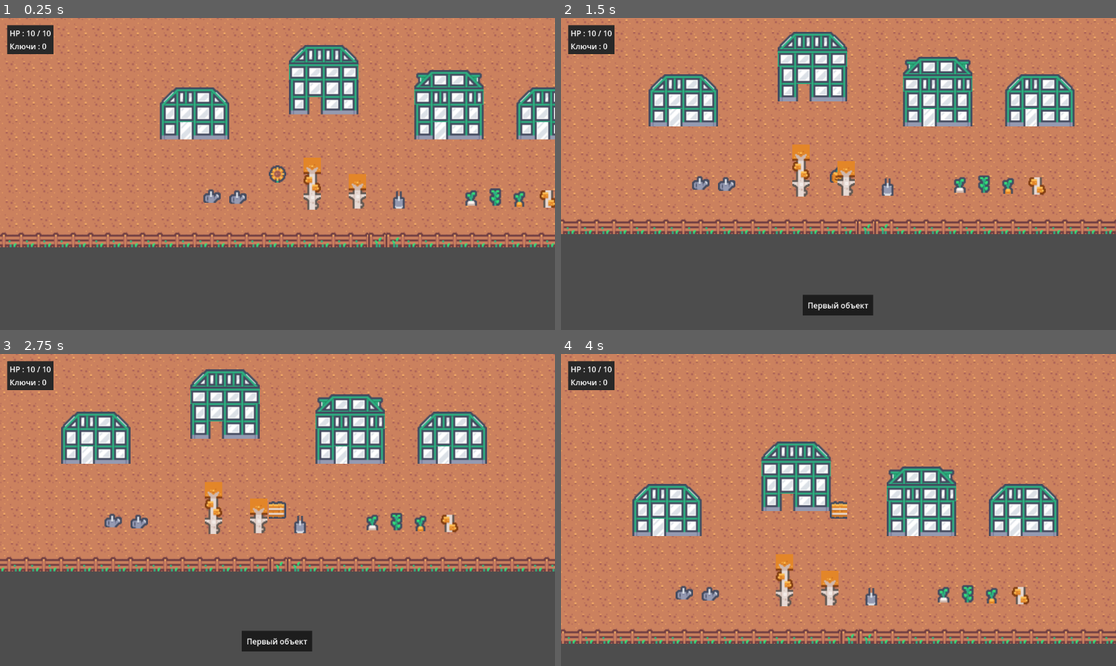
Above: before the commit, frames 1-4 (two rows, left to right).
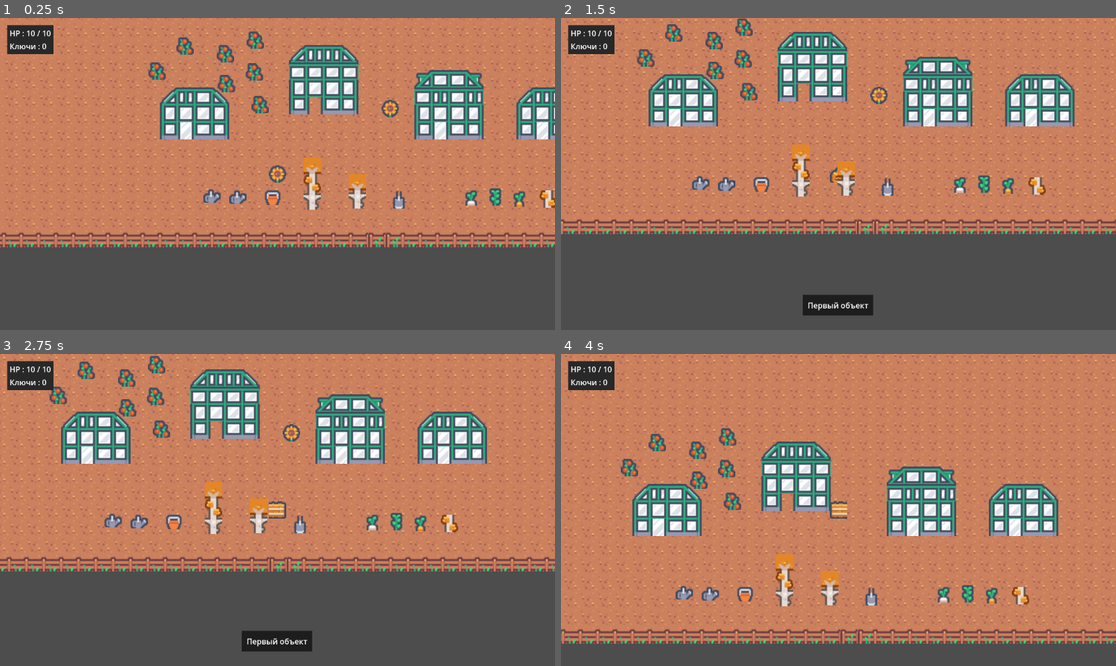
Above: after the commit, the same moments.

Repository: Mofrog/TestExample
Game: Godot game, scene res://src/outdoor.tscn
Same seed, same stepped clock (60 frames per second), same inputs: the game is played once before the commit and once after it. The project has no main scene, so this scene is started directly.
Inputs:
- Up to frame 1 (0.25 s): no input
- Up to frame 2 (1.5 s): tap Enter at 0.5 s; hold D (walk_right) 0.53-1.28 s; tap E (interact) at 0.6, 1.35 s; hold S (walk_down) from 1.28 s (still down)
- Up to frame 3 (2.75 s): tap Space at 2 s; release S (walk_down) at 2.03 s; hold D (walk_right) from 2.03 s (still down); tap E (interact) at 2.1 s
- Up to frame 4 (4 s): release D (walk_right) at 2.78 s; hold W (walk_up) 2.78-3.53 s; tap E (interact) at 2.85, 3.6 s; hold A (walk_left) from 3.53 s (still down)

The runs differ from the first frame. In frame 1, 1.3% of the frame differs, in the area x 26-72%, y 4-60%; in frame 2, 1.3%; in frame 3, 1.3%; in frame 4, 1.1%.

Commit message:
Added new objects

Diff:
--- a/src/houses/house_interior.tscn
+++ b/src/houses/house_interior.tscn
@@ -8,6 +8,8 @@
 [ext_resource type="Resource" uid="uid://clq3xcgdmtnjg" path="res://src/pickables/resources/olives.tres" id="5_q3pyu"]
 [ext_resource type="Resource" uid="uid://cvuisjcef5uf0" path="res://src/pickables/resources/alarm_potion.tres" id="6_aledn"]
 [ext_resource type="PackedScene" uid="uid://cwnb2mgysal8b" path="res://src/houses/interior_exit.tscn" id="6_f3k6j"]
+
+[sub_resource type="RectangleShape2D" id="RectangleShape2D_0g8cg"]
 
 [node name="HouseInterior" type="Node2D"]
 
@@ -47,3 +49,38 @@
 position = Vector2(540, 567)
 scale = Vector2(2.32, 1.44)
 outdoor_path = "res://src/outdoor.tscn"
+
+[node name="Collisions" type="Node2D" parent="."]
+position = Vector2(45, 125)
+
+[node name="StaticBody2D" type="StaticBody2D" parent="Collisions"]
+position = Vector2(269, 359)
+rotation = 3.14159
+scale = Vector2(10.9098, -37.3618)
+
+[node name="CollisionShape2D" type="CollisionShape2D" parent="Collisions/StaticBody2D"]
+shape = SubResource("RectangleShape2D_0g8cg")
+
+[node name="StaticBody2D4" type="StaticBody2D" parent="Collisions"]
+position = Vector2(723, 368)
+rotation = 3.14159
+scale = Vector2(10.9098, -37.3618)
+
+[node name="CollisionShape2D" type="CollisionShape2D" parent="Collisions/StaticBody2D4"]
+shape = SubResource("RectangleShape2D_0g8cg")
+
+[node name="StaticBody2D2" type="StaticBody2D" parent="Collisions"]
+position = Vector2(548, 189)
+rotation = -1.5708
+scale = Vector2(10.9098, -68.4018)
+
+[node name="CollisionShape2D" type="CollisionShape2D" parent="Collisions/StaticBody2D2"]
+shape = SubResource("RectangleShape2D_0g8cg")
+
+[node name="StaticBody2D3" type="StaticBody2D" parent="Collisions"]
+position = Vector2(555, 556)
+rotation = -1.5708
+scale = Vector2(10.9098, -68.4018)
+
+[node name="CollisionShape2D" type="CollisionShape2D" parent="Collisions/StaticBody2D3"]
+shape = SubResource("RectangleShape2D_0g8cg")
--- a/src/houses/house_interior_2.tscn
+++ b/src/houses/house_interior_2.tscn
@@ -1,8 +1,10 @@
-[gd_scene load_steps=4 format=3 uid="uid://lp28yhx2o32a"]
+[gd_scene load_steps=5 format=3 uid="uid://lp28yhx2o32a"]
 
 [ext_resource type="TileSet" uid="uid://daqj8k8kj5t07" path="res://assets/tileset.tres" id="1_bk35t"]
 [ext_resource type="PackedScene" uid="uid://d0e8r3f738ssp" path="res://src/spawn_point.tscn" id="2_b51x0"]
 [ext_resource type="PackedScene" uid="uid://cwnb2mgysal8b" path="res://src/houses/interior_exit.tscn" id="3_dq1ji"]
+
+[sub_resource type="RectangleShape2D" id="RectangleShape2D_261c2"]
 
 [node name="HouseInterior2" type="Node2D"]
 
@@ -27,3 +29,37 @@
 position = Vector2(540, 567)
 scale = Vector2(2.32, 1.44)
 outdoor_path = "res://src/outdoor.tscn"
+
+[node name="Collisions" type="Node2D" parent="."]
+
+[node name="StaticBody2D" type="StaticBody2D" parent="Collisions"]
+position = Vector2(308, 469)
+rotation = 3.14159
+scale = Vector2(10.9098, -37.3618)
+
+[node name="CollisionShape2D" type="CollisionShape2D" parent="Collisions/StaticBody2D"]
+shape = SubResource("RectangleShape2D_261c2")
+
+[node name="StaticBody2D4" type="StaticBody2D" parent="Collisions"]
+position = Vector2(771, 416)
+rotation = 3.14159
+scale = Vector2(10.9098, -37.3618)
+
+[node name="CollisionShape2D" type="CollisionShape2D" parent="Collisions/StaticBody2D4"]
+shape = SubResource("RectangleShape2D_261c2")
+
+[node name="StaticBody2D2" type="StaticBody2D" parent="Collisions"]
+position = Vector2(579, 315)
+rotation = -1.5708
+scale = Vector2(10.9098, -68.4018)
+
+[node name="CollisionShape2D" type="CollisionShape2D" parent="Collisions/StaticBody2D2"]
+shape = SubResource("RectangleShape2D_261c2")
+
+[node name="StaticBody2D3" type="StaticBody2D" parent="Collisions"]
+position = Vector2(559, 679)
+rotation = -1.5708
+scale = Vector2(10.9098, -68.4018)
+
+[node name="CollisionShape2D" type="CollisionShape2D" parent="Collisions/StaticBody2D3"]
+shape = SubResource("RectangleShape2D_261c2")
--- a/src/inventory.gd
+++ b/src/inventory.gd
@@ -16,7 +16,7 @@
 
 
 func _process(_delta: float) -> void:
-	btn_use.disabled = _selected_item == null
+	btn_use.disabled = _selected_item == null or not _selected_item.usable
 	btn_trash.disabled = _selected_item == null
 
 
@@ -65,12 +65,14 @@
 func _on_use_pressed() -> void:
 	if _selected_item != null:
 		_selected_item.set_effect(Globals.character_link)
-		Globals.inventory_data.erase(_selected_item)
+		if _selected_item.consumable:
+			Globals.inventory_data.erase(_selected_item)
 		_selected_item = null
 		visible = false
 		Globals.block_character_movement = false
 
 
+## Trow away item, spawn near current character
 func _on_trash_pressed() -> void:
 	if _selected_item != null:
 		var drop_position: Vector2 = Globals.character_link.position
--- a/src/outdoor.tscn
+++ b/src/outdoor.tscn
@@ -12,6 +12,11 @@
 [ext_resource type="Resource" uid="uid://cvuisjcef5uf0" path="res://src/pickables/resources/alarm_potion.tres" id="10_13inc"]
 [ext_resource type="PackedScene" uid="uid://d0e8r3f738ssp" path="res://src/spawn_point.tscn" id="10_jd0ku"]
 [ext_resource type="PackedScene" uid="uid://cwp7ulds8qumd" path="res://src/interactive_object.tscn" id="11_3ncoo"]
+[ext_resource type="Resource" uid="uid://4hn5c3dgai0j" path="res://src/pickables/resources/amulet.tres" id="11_7uyf0"]
+[ext_resource type="Resource" uid="uid://t3iobvonpeis" path="res://src/pickables/resources/token.tres" id="12_h3s5y"]
+[ext_resource type="Resource" uid="uid://bh14cumxreovp" path="res://src/pickables/resources/teleportation_potion.tres" id="13_lp47v"]
+
+[sub_resource type="RectangleShape2D" id="RectangleShape2D_mg7qn"]
 
 [node name="Outdoor" type="Node2D"]
 
@@ -77,6 +82,42 @@
 position = Vector2(626, 527)
 pickable_resource = ExtResource("10_13inc")
 
+[node name="Amulet" parent="PickableObjectsPool" instance=ExtResource("4_jtgjm")]
+position = Vector2(495, 523)
+pickable_resource = ExtResource("11_7uyf0")
+
+[node name="Token" parent="PickableObjectsPool" instance=ExtResource("4_jtgjm")]
+position = Vector2(617, 432)
+pickable_resource = ExtResource("12_h3s5y")
+
+[node name="TeleportationPotion" parent="PickableObjectsPool" instance=ExtResource("4_jtgjm")]
+position = Vector2(482, 428)
+pickable_resource = ExtResource("13_lp47v")
+
+[node name="TeleportationPotion2" parent="PickableObjectsPool" instance=ExtResource("4_jtgjm")]
+position = Vector2(447, 406)
+pickable_resource = ExtResource("13_lp47v")
+
+[node name="TeleportationPotion3" parent="PickableObjectsPool" instance=ExtResource("4_jtgjm")]
+position = Vector2(476, 394)
+pickable_resource = ExtResource("13_lp47v")
+
+[node name="TeleportationPotion4" parent="PickableObjectsPool" instance=ExtResource("4_jtgjm")]
+position = Vector2(446, 375)
+pickable_resource = ExtResource("13_lp47v")
+
+[node name="TeleportationPotion5" parent="PickableObjectsPool" instance=ExtResource("4_jtgjm")]
+position = Vector2(477, 361)
+pickable_resource = ExtResource("13_lp47v")
+
+[node name="TeleportationPotion6" parent="PickableObjectsPool" instance=ExtResource("4_jtgjm")]
+position = Vector2(404, 367)
+pickable_resource = ExtResource("13_lp47v")
+
+[node name="TeleportationPotion7" parent="PickableObjectsPool" instance=ExtResource("4_jtgjm")]
+position = Vector2(375, 393)
+pickable_resource = ExtResource("13_lp47v")
+
 [node name="SpawnPoint" parent="." instance=ExtResource("10_jd0ku")]
 position = Vector2(500, 500)
 default_spawn_point = true
@@ -89,3 +130,37 @@
 position = Vector2(545, 537)
 layer_0/tile_data = PackedInt32Array(-1, 851968, 5, -65537, 786432, 4, -131073, 851968, 4)
 description = "Второй объект"
+
+[node name="Collisions" type="Node2D" parent="."]
+
+[node name="StaticBody2D" type="StaticBody2D" parent="Collisions"]
+position = Vector2(-12, 370)
+rotation = 3.14159
+scale = Vector2(10.9098, -37.3618)
+
+[node name="CollisionShape2D" type="CollisionShape2D" parent="Collisions/StaticBody2D"]
+shape = SubResource("RectangleShape2D_mg7qn")
+
+[node name="StaticBody2D4" type="StaticBody2D" parent="Collisions"]
+position = Vector2(1127, 354)
+rotation = 3.14159
+scale = Vector2(10.9098, -37.3618)
+
+[node name="CollisionShape2D" type="CollisionShape2D" parent="Collisions/StaticBody2D4"]
+shape = SubResource("RectangleShape2D_mg7qn")
+
+[node name="StaticBody2D2" type="StaticBody2D" parent="Collisions"]
+position = Vector2(544, 43)
+rotation = -1.5708
+scale = Vector2(10.9098, -68.4018)
+
+[node name="CollisionShape2D" type="CollisionShape2D" parent="Collisions/StaticBody2D2"]
+shape = SubResource("RectangleShape2D_mg7qn")
+
+[node name="StaticBody2D3" type="StaticBody2D" parent="Collisions"]
+position = Vector2(559, 679)
+rotation = -1.5708
+scale = Vector2(10.9098, -68.4018)
+
+[node name="CollisionShape2D" type="CollisionShape2D" parent="Collisions/StaticBody2D3"]
+shape = SubResource("RectangleShape2D_mg7qn")
--- a/src/pickables/pickable_alarm_potion.gd
+++ b/src/pickables/pickable_alarm_potion.gd
@@ -1,5 +1,6 @@
 class_name PickableAlarmPotion
 extends PickableResource
+## Closes all doors at game
 
 
 ## Extend method in child class for activate effect
--- a/src/pickables/pickable_resource.gd
+++ b/src/pickables/pickable_resource.gd
@@ -10,6 +10,10 @@
 @export var icon: Texture2D
 ## Is this object can be added to inventory
 @export var is_can_add_to_inventory: bool = true
+## Is this object will be deleted after use
+@export var consumable: bool = true
+## Is this object can be used by character
+@export var usable: bool = true
 
 
 ## Extend method in child class for interaction with character
--- /dev/null
+++ b/src/pickables/resources/amulet.tres
@@ -0,0 +1,15 @@
+[gd_resource type="Resource" script_class="PickableHealth" load_steps=3 format=3 uid="uid://4hn5c3dgai0j"]
+
+[ext_resource type="Texture2D" uid="uid://bw368vi1ccxpe" path="res://assets/amulet.png" id="1_26xtg"]
+[ext_resource type="Script" path="res://src/pickables/pickable_health.gd" id="1_eyqwu"]
+
+[resource]
+script = ExtResource("1_eyqwu")
+health_count = -9
+max_health_count = 1
+name = "Амулет"
+description = "Уменьшает здоровье пользователя на 9, увеличивает максимальное здоровье пользователя на 1. Не расходуется
+при использовании."
+icon = ExtResource("1_26xtg")
+is_can_add_to_inventory = true
+consumable = false
--- /dev/null
+++ b/src/pickables/resources/teleportation_potion.tres
@@ -0,0 +1,15 @@
+[gd_resource type="Resource" script_class="PickableTeleportationPotion" load_steps=3 format=3 uid="uid://bh14cumxreovp"]
+
+[ext_resource type="Texture2D" uid="uid://dcpf58gdgk7k7" path="res://assets/teleportation_potion.png" id="1_jykh8"]
+[ext_resource type="Script" path="res://src/pickables/teleportation_potion.gd" id="1_r4qmr"]
+
+[resource]
+script = ExtResource("1_r4qmr")
+teleportation_radius = 50.0
+name = "Зелье телепортации"
+description = "Телепортирует пользователя в случайном направлении на некоторое расстояние. Не может
+телепортировать внутрь физических тел или за пределы невидимых стен."
+icon = ExtResource("1_jykh8")
+is_can_add_to_inventory = true
+consumable = true
+usable = true
--- /dev/null
+++ b/src/pickables/resources/token.tres
@@ -0,0 +1,13 @@
+[gd_resource type="Resource" script_class="PickableResource" load_steps=3 format=3 uid="uid://t3iobvonpeis"]
+
+[ext_resource type="Script" path="res://src/pickables/pickable_resource.gd" id="1_dwlx6"]
+[ext_resource type="Texture2D" uid="uid://bv81lb01jkvn4" path="res://assets/wait.png" id="1_mx3tn"]
+
+[resource]
+script = ExtResource("1_dwlx6")
+name = "Жетон"
+description = "Круглый кусок металла с числом 14. Нельзя использовать."
+icon = ExtResource("1_mx3tn")
+is_can_add_to_inventory = true
+consumable = true
+usable = false
--- /dev/null
+++ b/src/pickables/teleportation_potion.gd
@@ -0,0 +1,14 @@
+class_name PickableTeleportationPotion
+extends PickableResource
+## Teleport character at custom distance
+
+## Maximum and minimum radius of teleportation
+@export_range(1.0, 1.0, 0.1, "or_greater", "hide_slider") var teleportation_radius: float = 50.0
+
+
+## Extend method in child class for activate effect
+func set_effect(_character: CharacterBody2D) -> void:
+	var random_position: Vector2 = Vector2.ZERO
+	random_position.x = randf_range(1.0, teleportation_radius)
+	random_position.y = randf_range(1.0, teleportation_radius)
+	_character.position += random_position
Binary file added: assets/amulet.png
Not shown, added: assets/amulet.png.import
Binary file added: assets/teleportation_potion.png
Not shown, added: assets/teleportation_potion.png.import
Not shown: 1 places in src/houses/house_interior.tscn that only renumber resources
Not shown: 1 places in src/outdoor.tscn that only renumber resources
